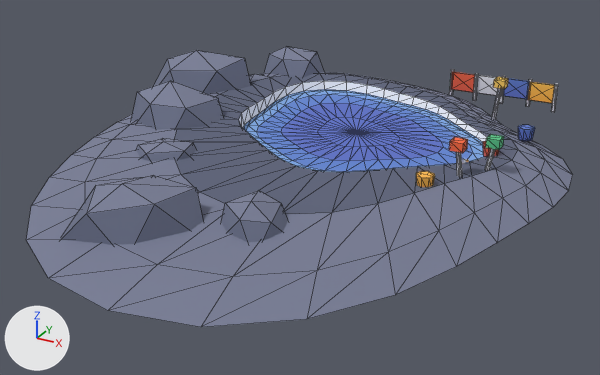
Renders of the glTF model public/assets/toycar/set-rock-pool.glb from each side of a commit.
The view is the same before and after, from a 50 mm camera at (10.19, -22.17, 8.83) aimed at (-0.19, -3.28, -0.61). Every picture has the same lights, and +X, +Y and +Z are marked at lower left. The picture after the commit comes second. Mesh edges are drawn as thin lines on the coarser meshes. Where no turn or scale is listed for an object, it has been applied to the vertices. Vertices at exactly the same position are counted once.

Names of what the first picture shows: 'drape_pool', 'drape_things'.
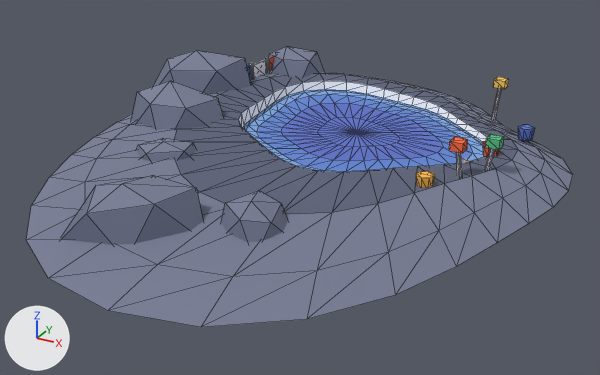
Where the newer file only moved an object's origin or applied its transform, the numbers keep the older frame.

What changed in the scene script:
```text
Change me_drape_things:
    used by ob_drape_things; location = (1.2, 5.3, 0.42)
    remove me_drape_things.from_pydata(...)  # 168 vertices, 264 faces; spans x -0.05..3.95, y -9.15..0.16, z -0.58..0.95
    add me_drape_things.from_pydata(...)  # 168 vertices, 264 faces; spans x -6.76..3.95, y -9.15..-0.85, z -0.58..0.95
    me_drape_things part 1: the loose piece of 8 vertices spanning x -0.05..0.05, y -0.05..0.05, z -0.47..0.47 is moved by (-6.6, -0.9, 0.0)
    me_drape_things part 2: the loose piece of 8 vertices spanning x 0.0..0.9, y -0.09..-0.03, z -0.21..0.41 is scaled about its middle by (0.0667, 15, 1), then moved by (-6.99, -1.29, 0.0)
    me_drape_things part 3: the loose piece of 8 vertices spanning x 0.85..0.95, y -0.17..-0.07, z -0.47..0.47 is moved by (-7.38, -1.68, 0.0)
    me_drape_things part 4: the loose piece of 8 vertices spanning x 0.9..1.8, y -0.07..-0.01, z -0.21..0.41 is scaled about its middle by (0.0667, 15, 1), then moved by (-7.91, -2.21, 0.0)
    me_drape_things part 5: the loose piece of 8 vertices spanning x 1.75..1.85, y -0.02..0.08, z -0.47..0.47 is moved by (-8.43, -2.73, 0.0)
    me_drape_things part 6: the loose piece of 8 vertices spanning x 1.8..2.7, y 0.04..0.1, z -0.21..0.41 is scaled about its middle by (0.0667, 15, 1), then moved by (-8.92, -3.22, 0.0)
    me_drape_things part 7: the loose piece of 8 vertices spanning x 2.7..3.6, y 0.0..0.06, z -0.21..0.41 is scaled about its middle by (0.0667, 15, 1), then moved by (-9.78, -4.08, 0.0)
    me_drape_things part 8: the loose piece of 8 vertices spanning x 3.55..3.65, y -0.11..-0.01, z -0.47..0.47 is moved by (-10.14, -4.44, 0.0)
    other edits to the shape of me_drape_things do not show in these pictures
```

What differs and where, as boxes [x1, y1, x2, y2] in the pictures (600 x 375 px; the box of a moved part takes in the faces that stretch with it):
'drape_things', reshaped: before [416, 69, 558, 187]; after [246, 56, 535, 187]
part 1 of me_drape_things, moved or reshaped (not visible afterwards): before [449, 69, 455, 96]
part 2 of me_drape_things, moved or reshaped (mostly hidden afterwards): before [451, 72, 475, 92]; after [270, 56, 275, 69]
part 3 of me_drape_things, moved or reshaped: before [473, 73, 479, 101]; after [266, 58, 270, 74]
part 4 of me_drape_things, moved or reshaped: before [477, 75, 502, 96]; after [252, 60, 266, 78]
part 5 of me_drape_things, moved or reshaped: before [499, 76, 506, 103]; after [249, 63, 253, 78]
part 6 of me_drape_things, moved or reshaped (mostly hidden afterwards): before [503, 78, 530, 99]; after [246, 65, 251, 79]
part 7 of me_drape_things, moved or reshaped (not visible afterwards): before [528, 82, 555, 103]
part 8 of me_drape_things, moved or reshaped (not visible afterwards): before [551, 84, 558, 112]
